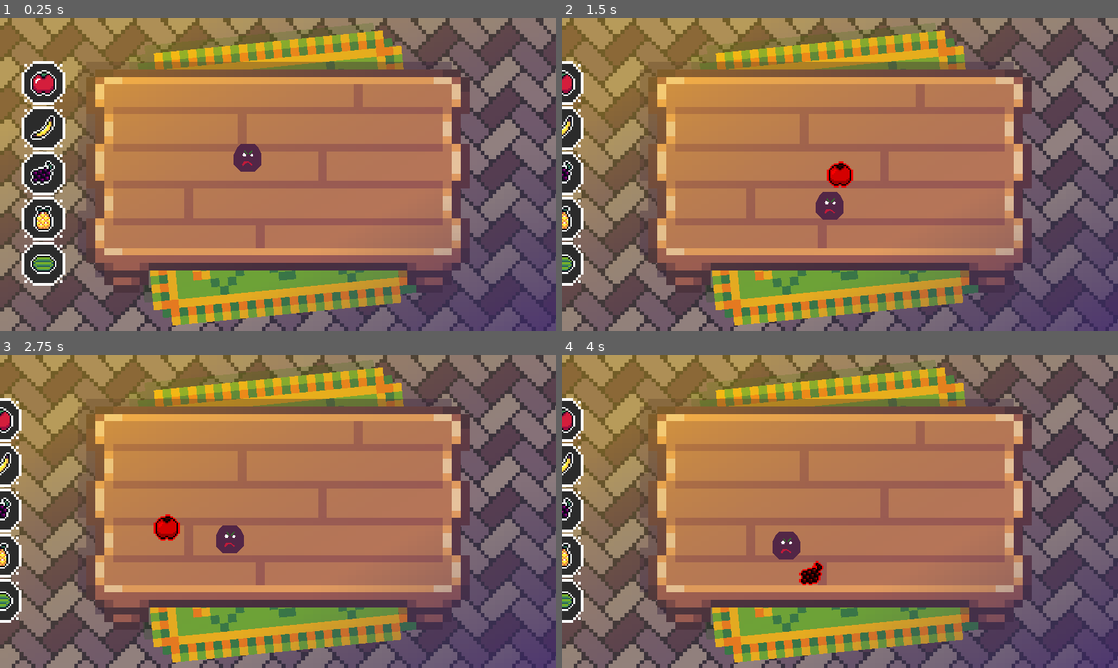
Above: before the commit, frames 1-4 (two rows, left to right).
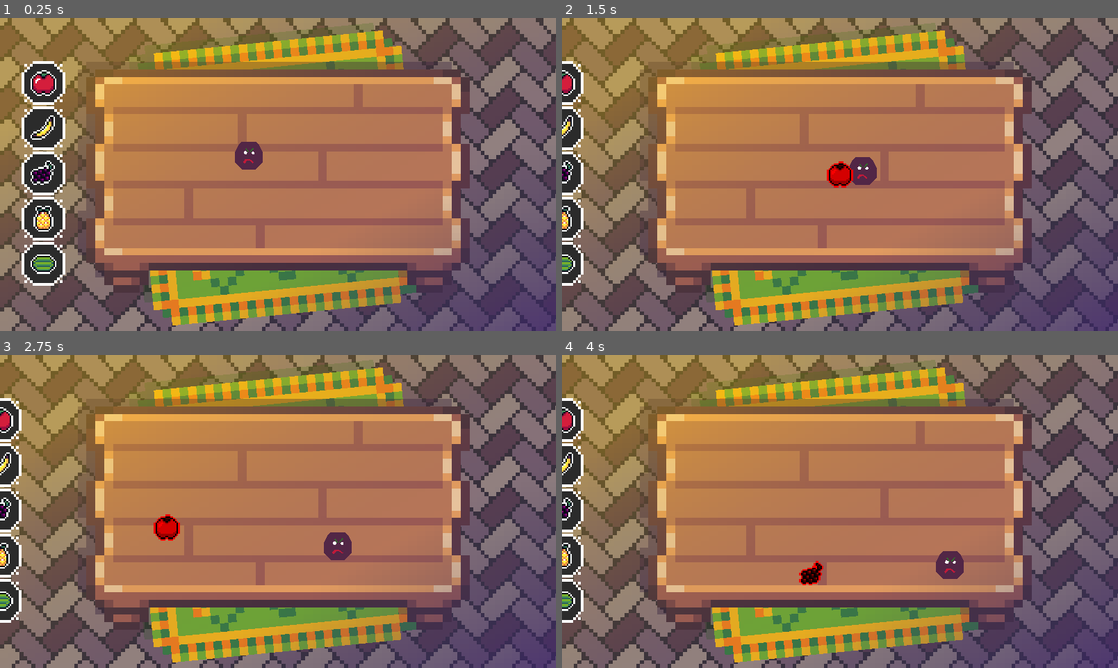
Above: after the commit, the same moments.

Repository: alexg-lviv/FruitTheNinja
Game: Godot game, scene res://src/GameField/MainScene.tscn
The game is run twice, just before and just after one commit, with the same random seed, the same clock (stepped at 60 frames per second) and the same inputs. The engine's default icon, where the game draws it, is replaced by a stand-in: a white triangle on a blue panel in a dark square.
Inputs (mouse positions are in pixels of both pictures, inside the frame that each line leads up to):
- Up to frame 1 (0.25 s): no input
- Up to frame 2 (1.5 s): click (606, 83) at 0.5 s; move the mouse to (840, 174) at 1.27 s; press the mouse at (840, 174) at 1.28 s
- Up to frame 3 (2.75 s): move the mouse to (166, 527) at 2.02 s; release the mouse at (166, 527) at 2.03 s; tap 1 (launch_apple) at 2.1 s; click (166, 527) at 2.17 s
- Up to frame 4 (4 s): move the mouse to (895, 442) at 2.77 s; tap 2 (launch_banana) at 2.85 s; click (895, 442) at 2.92 s; move the mouse to (812, 574) at 3.52 s; tap 3 (launch_grape) at 3.6 s; click (812, 574) at 3.67 s

The runs differ from the first frame. In frame 1, 0.1% of the frame differs, in the area x 42-48%, y 39-50%; in frame 2, 0.7%; in frame 3, 0.8%, in the area x 38-64%, y 54-66%; in frame 4, 0.8%.

Commit message:
TWEENNNNN??

Diff:
--- a/src/AiAgent/Player.gd
+++ b/src/AiAgent/Player.gd
@@ -10,11 +10,12 @@
 var enclosure_steer_direction: Vector2 = Vector2.ZERO
 var do_enclosure_steer: bool = false
 
-const WANDER_RAND: float = 0.4
-const WANDER_CIRCLE_RADIUS: int = 12
+const WANDER_RAND: float = 0.1
+const WANDER_CIRCLE_RADIUS: int = 4
 const AVOID_MULTIPLIER: int = 1
 const ENCLOSURE_MUL: int = 10
 
+@onready var tween
 
 @onready var EnclosureTimer: Timer = get_node("EnclosureTimer") as Timer
 
@@ -38,7 +39,7 @@
 	var avoid_steering: Vector2 = Vector2.ZERO
 	var total_danger: int = 0
 	for fruit in Projectiles.spawned:
-		if(!is_instance_valid(fruit)): continue
+		if(!is_instance_valid(fruit) or position.distance_to(fruit.position) > 200): continue
 		var fruit_avoid_direction: Vector2 = Vector2.ZERO
 		var orth_dir: int = -1 if is_in_left(fruit.global_position, fruit.direction + fruit.global_position, global_position) else 1
 		fruit_avoid_direction = (fruit.direction.orthogonal() * orth_dir + fruit.direction * 0.4).normalized()
@@ -46,8 +47,8 @@
 		avoid_steering += fruit_avoid_direction * steer_strength
 		total_danger += fruit.damage
 
-	if avoid_steering != Vector2.ZERO:
-		wander_angle = lerp(wander_angle, avoid_steering.angle(), 0.2)
+#	if avoid_steering != Vector2.ZERO:
+#		wander_angle = lerp(wander_angle, avoid_steering.angle(), 0.2)
 	return avoid_steering / 100.
 
 func wander_steering() -> Vector2:
@@ -85,7 +86,12 @@
 	enclosure_steer_direction = Vector2.ZERO
 	do_enclosure_steer = false
 
-
+func get_damaged(damage: int):
+	tween = create_tween()
+	tween.tween_property(self, "self_modulate.g", 0., 1)
+	tween.tween_property(self, "self_modulate.b", 0., 1)
+	tween.set_trans(Tween.TRANS_SINE)
 
 func _on_area_entered(area):
+	get_damaged(area.damage)
 	area.die()
--- a/src/AiAgent/Player.tscn
+++ b/src/AiAgent/Player.tscn
@@ -3,9 +3,10 @@
 [ext_resource type="Script" path="res://src/AiAgent/Player.gd" id="1_hrqhq"]
 
 [sub_resource type="CircleShape2D" id="CircleShape2D_r7qb6"]
-radius = 36.0
+radius = 32.0
 
 [node name="Player" type="Area2D"]
+z_index = 3
 collision_mask = 2
 script = ExtResource("1_hrqhq")
 
